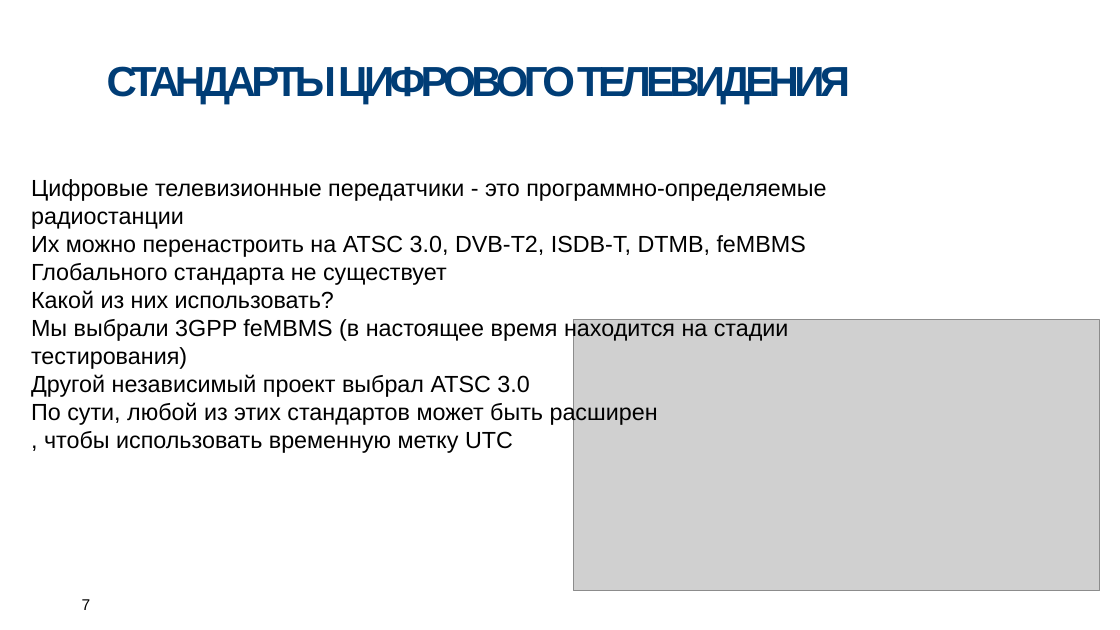
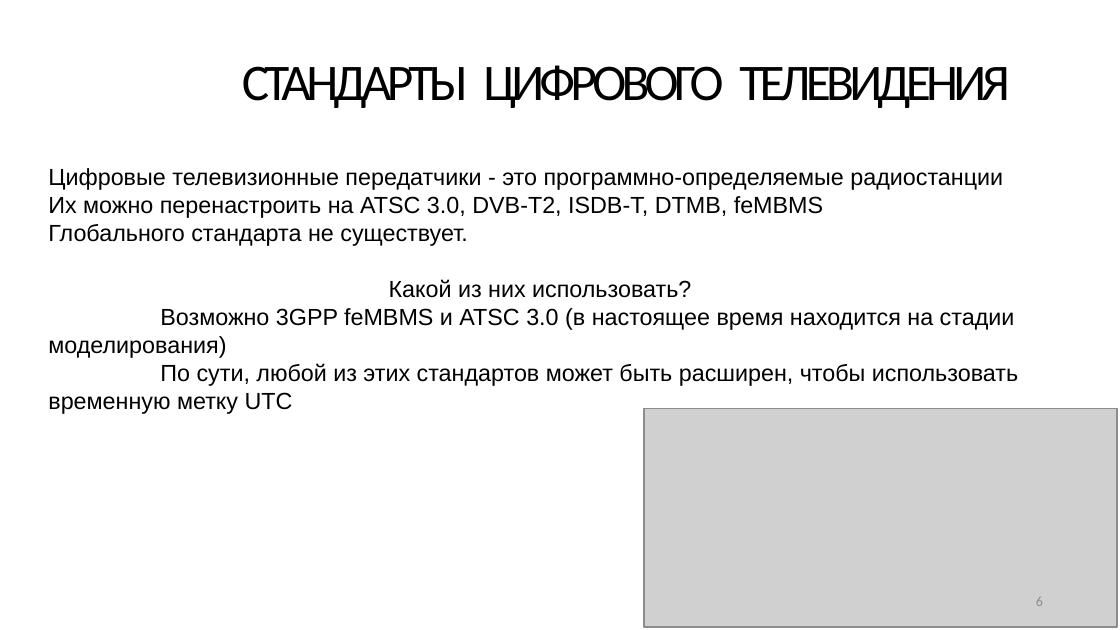
Before and after one commit to SiwaNetwork/QUANTUM, a slide deck: slide 6 of Time-Card/ДОКУМЕНТЫ/МАТЕРИАЛ СТАТЬИ/время 5г тв).pptx (slide 7 before the commit). Drawn at 1120x630 pixels with LibreOffice and Linux fonts; fonts in the diff are those of the drawing; grey boxes stand for pictures; background and template pictures are left out. Boxes give left, top, right and bottom in pixels: in the first picture for what was removed or moved away, otherwise in the second. Text is boxed around its words. In the diff, an @@ line names an element or a change of style, - is before the commit and + after.

```diff
--- a/Time-Card/ДОКУМЕНТЫ/МАТЕРИАЛ СТАТЬИ/время 5г тв).pptx
+++ b/Time-Card/ДОКУМЕНТЫ/МАТЕРИАЛ СТАТЬИ/время 5г тв).pptx
@@ title "СТАНДАРТЫ ЦИФРОВОГО ТЕЛЕВИДЕНИЯ" at <box>242,65,1010,108</box>: size 27 to 33 pt, font Arial to Calibri, text colour #003D76 to #000000, bold off; alignment left to centre; vertical alignment top to middle @@
@@ text "Цифровые телевизионные передатчики - это ...": place and size @@
-text "Цифровые телевизионные передатчики - это ..." at <box>31,179,826,453</box>
+text "Цифровые телевизионные передатчики - это ..." at <box>48,168,1018,414</box>
@@ text at <box>48,224,467,246</box>: text changed @@
-Глобального стандарта не существует
+Глобального стандарта не существует.
@@ text at <box>389,279,691,298</box>: alignment left to centre @@
@@ text at <box>48,308,1018,414</box>: text changed @@
-Мы выбрали 3GPP feMBMS (в настоящее время находится на стадии тестирования)
-Другой независимый проект выбрал ATSC 3.0
-По сути, любой из этих стандартов может быть расширен
-, чтобы использовать временную метку UTC
+Возможно 3GPP feMBMS и ATSC 3.0 (в настоящее время находится на стадии моделирования)
+По сути, любой из этих стандартов может быть расширен, чтобы использовать временную метку UTC
@@ picture: place and size @@
-picture at <box>573,320,1100,591</box>
+picture at <box>644,409,1117,627</box>
@@ page number removed at <box>82,599,91,610</box> @@
-7
@@ page number added at <box>1036,597,1043,606</box>, 9 pt, text #8C8C8C @@
+6
```
Also in this commit, not shown: 15 other slides changed, 1 slide added, 17 slides removed, 1 other file.
